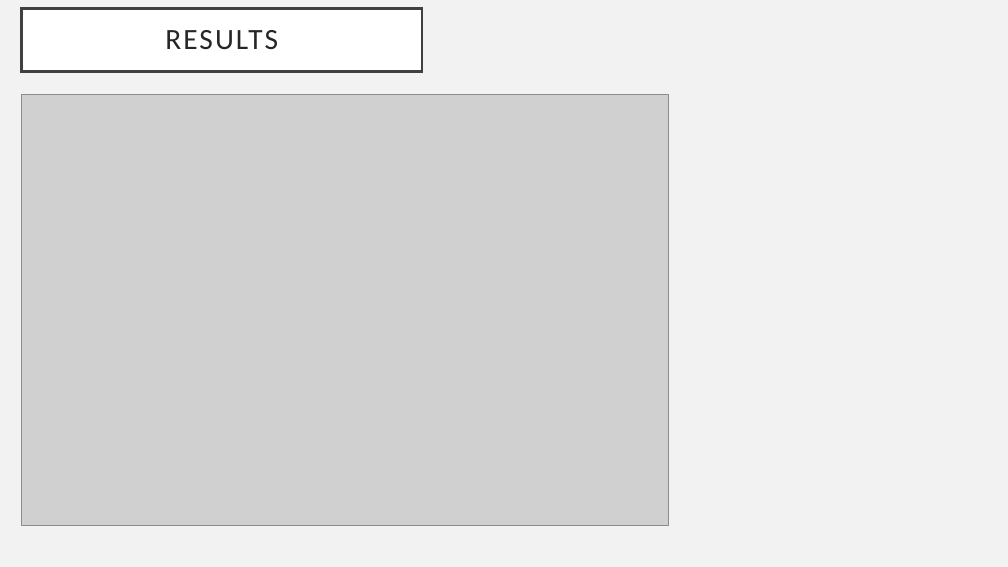
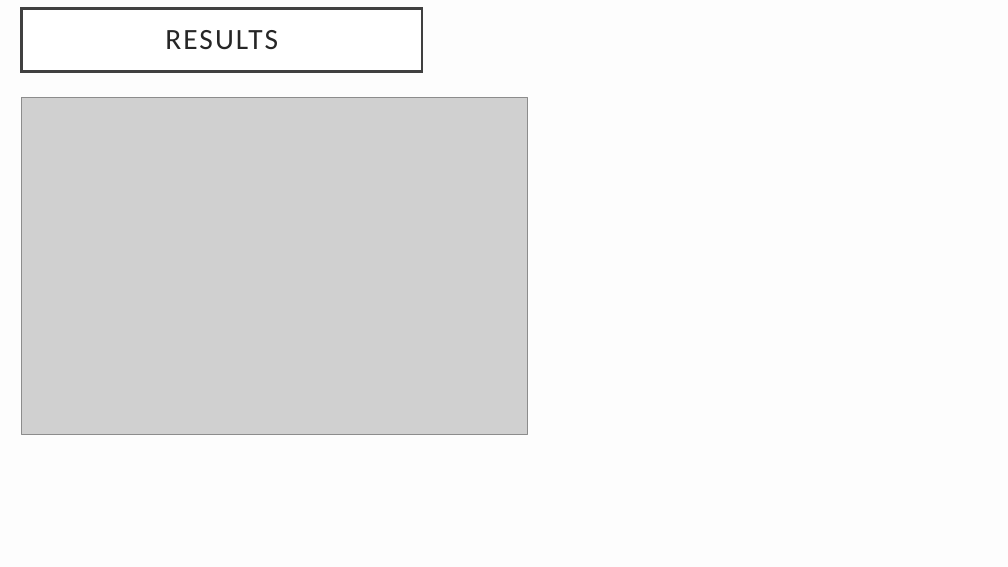
Before and after one commit to shrawantee/Project-Analysis-of-Violent-Crime-in-LA, a slide deck: slide 20 of LACity Crime-Dora.pptx. Drawn at 1008x567 pixels with LibreOffice and Linux fonts; fonts in the diff are those of the drawing; grey boxes stand for pictures. Boxes give left, top, right and bottom in pixels: in the first picture for what was removed or moved away, otherwise in the second. Text is boxed around its words. In the diff, an @@ line names an element or a change of style, - is before the commit and + after.

```diff
--- a/LACity Crime-Dora.pptx
+++ b/LACity Crime-Dora.pptx
@@ background #F2F2F2 to #DDDDDD at 4% opacity @@
@@ picture: place and size @@
-picture at [22,95,668,526]
+picture at [22,98,528,435]
```
Also in this commit, not shown: 18 other slides changed, 4 slides added, 5 slides removed.
